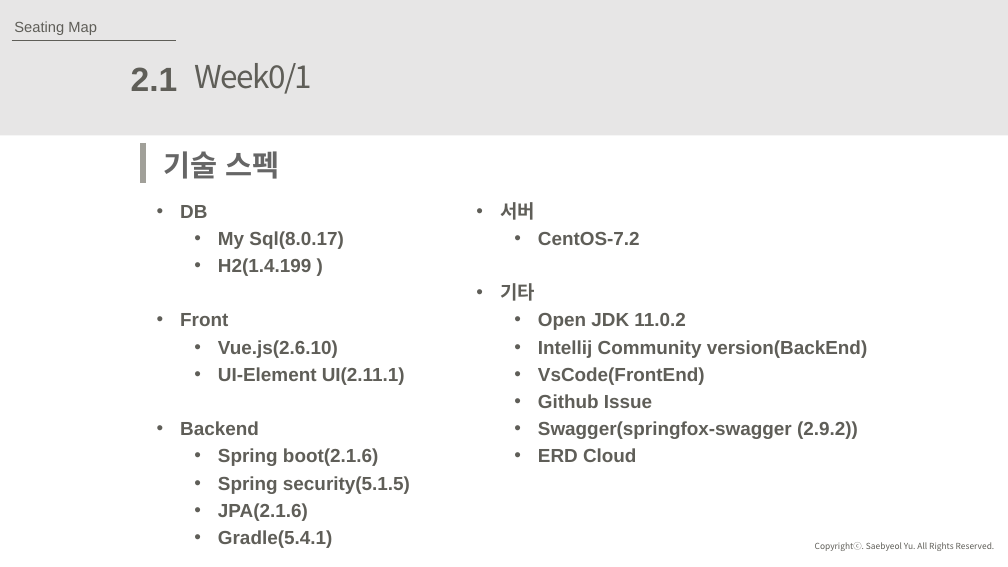
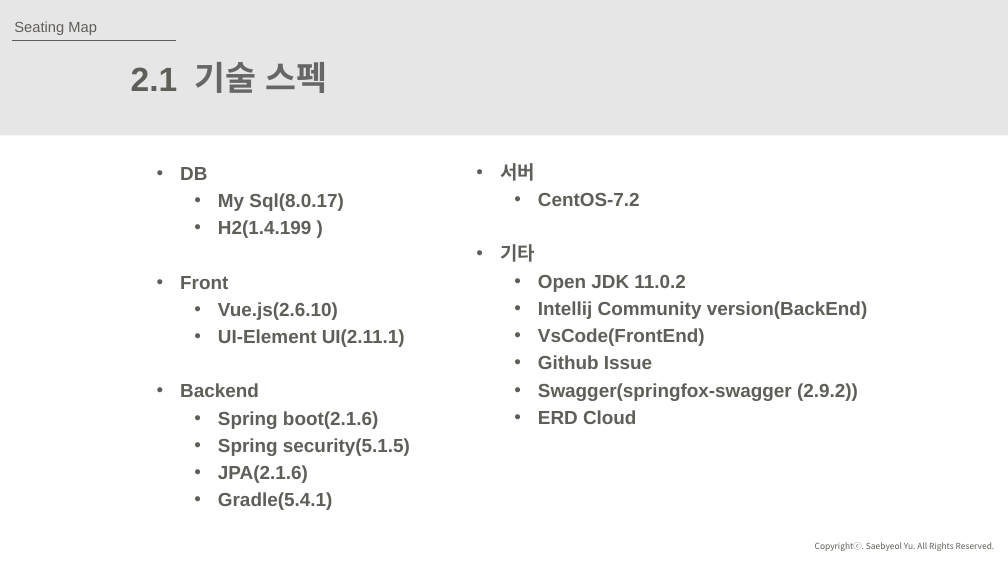
Before and after one commit to JuJinPark/interproject-process, a slide deck: slide 9 of 발표/internProject(20191015).pptx. Drawn at 1008x567 pixels with LibreOffice and Linux fonts; fonts in the diff are those of the drawing. Boxes give left, top, right and bottom in pixels: in the first picture for what was removed or moved away, otherwise in the second. Text is boxed around its words. In the diff, an @@ line names an element or a change of style, - is before the commit and + after.

```diff
--- a/발표/internProject(20191015).pptx
+++ b/발표/internProject(20191015).pptx
@@ text "기술 스펙": place and size @@
-text "기술 스펙" at (163, 151, 279, 179)
+text "기술 스펙" at (195, 62, 328, 93)
@@ text "기술 스펙" at (195, 62, 328, 93): size 28 to 32 pt @@
@@ text removed at (195, 63, 313, 94) @@
-Week0/1
@@ line removed from (143, 143) to (143, 184) @@
@@ text "DB": place and size @@
-text "DB" at (180, 205, 410, 548)
+text "DB" at (180, 167, 410, 510)
@@ text "서버": place and size @@
-text "서버" at (500, 202, 868, 462)
+text "서버" at (500, 163, 868, 424)
```
Also in this commit, not shown: 11 other slides changed, 4 slides added, 1 slide removed.
